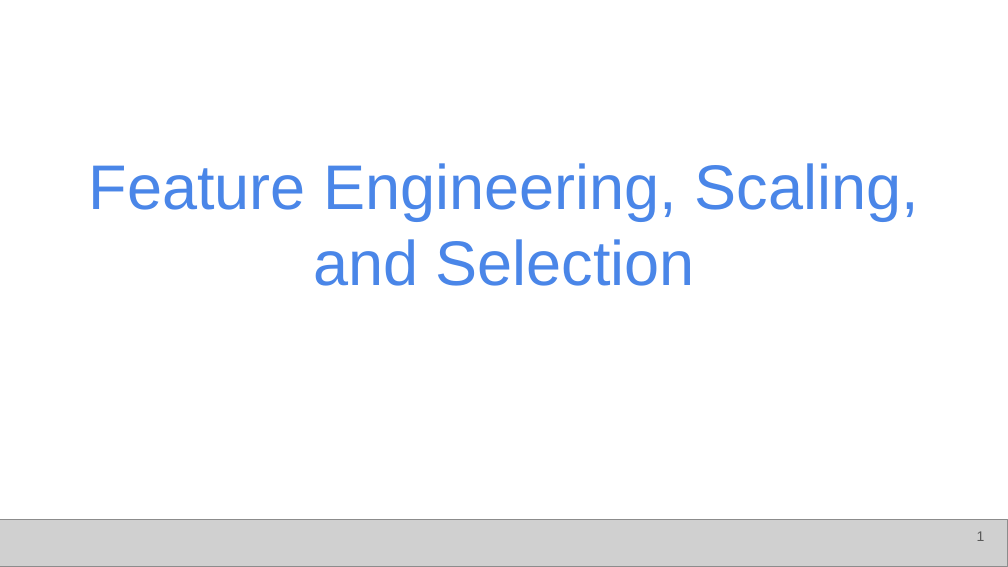
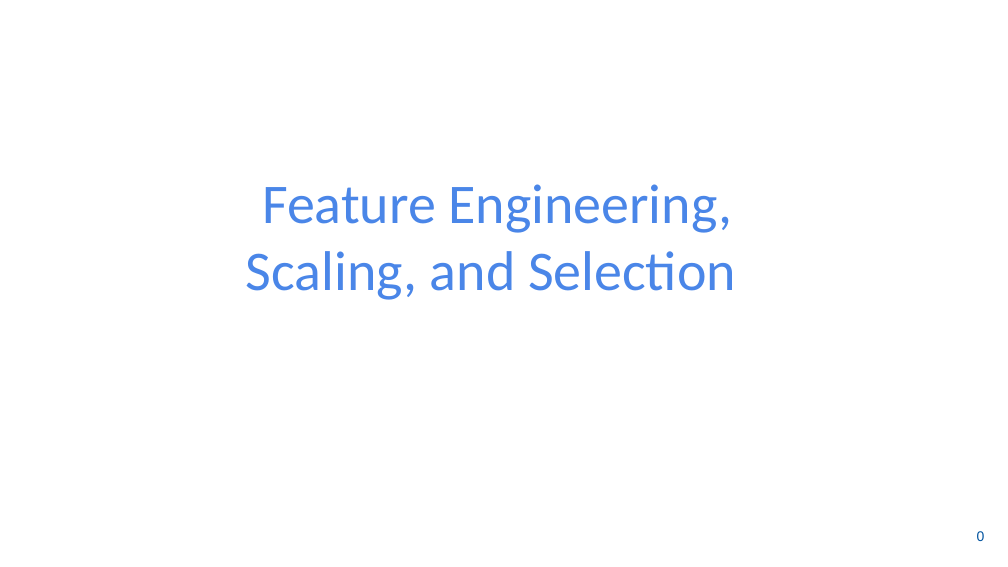
Before and after one commit to udel-cbcb/NIGMS-Sandbox-UD, a slide deck: slide 1 of Submodule_3/Lectures/Submodule_3_Lecture_2_Feature_Engineering_Scaling_Selection.pptx. Drawn at 1008x567 pixels with LibreOffice and Linux fonts; fonts in the diff are those of the drawing; grey boxes stand for pictures; background and template pictures are left out. Boxes give left, top, right and bottom in pixels: in the first picture for what was removed or moved away, otherwise in the second. Text is boxed around its words. In the diff, an @@ line names an element or a change of style, - is before the commit and + after.

```diff
--- a/Submodule_3/Lectures/Submodule_3_Lecture_2_Feature_Engineering_Scaling_Selection.pptx
+++ b/Submodule_3/Lectures/Submodule_3_Lecture_2_Feature_Engineering_Scaling_Selection.pptx
@@ title "Feature Engineering, Scaling, and Selection": place and size @@
-title "Feature Engineering, Scaling, and Selection" at [89,163,919,286]
+title "Feature Engineering, Scaling, and Selection" at [246,184,736,300]
@@ title "Feature Engineering, Scaling, and Selection" at [246,184,736,300]: size 45 to 40 pt, font Arial to Calibri; vertical alignment bottom to top @@
@@ picture removed at [0,519,1008,566] @@
@@ page number at [977,531,985,541]: text changed; text colour #595959 to #00539F @@
-1
+0
```
Also in this commit, not shown: 12 other slides changed, 8 slides added, 17 slides removed, 1 other file.
